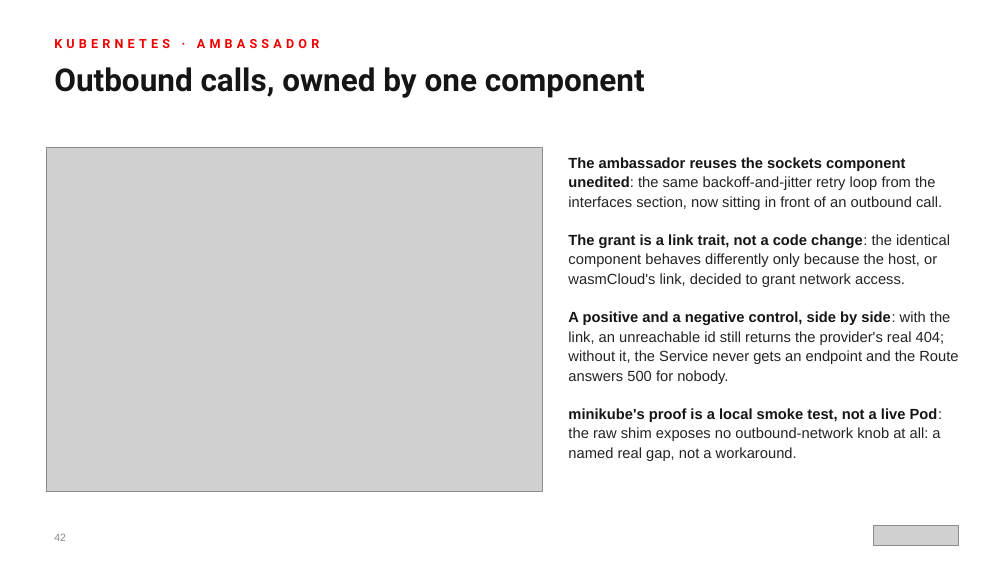
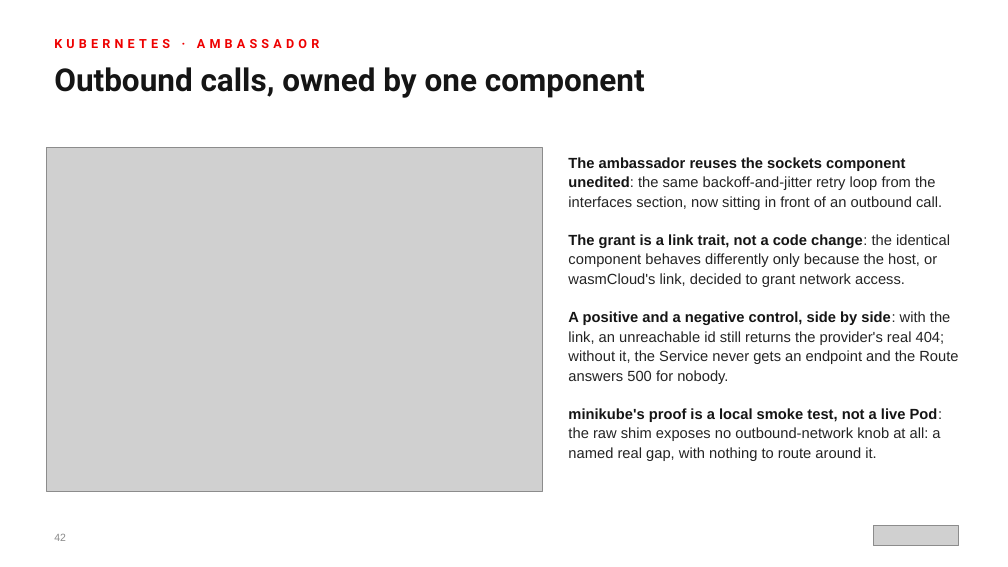
Before and after one commit to patterncatalyst/cn-patterns-and-practices-webassembly, a slide deck: slide 42 of presentation/wasm-201-rust/wasm-201-rust-r1.1.pptx. Drawn at 1008x567 pixels with LibreOffice and Linux fonts; fonts in the diff are those of the drawing; grey boxes stand for pictures. Boxes give left, top, right and bottom in pixels: in the first picture for what was removed or moved away, otherwise in the second. Text is boxed around its words. In the diff, an @@ line names an element or a change of style, - is before the commit and + after.

```diff
--- a/presentation/wasm-201-rust/wasm-201-rust-r1.1.pptx
+++ b/presentation/wasm-201-rust/wasm-201-rust-r1.1.pptx
@@ text at <box>568,408,943,461</box>: text changed @@
-● minikube's proof is a local smoke test, not a live Pod: the raw shim exposes no outbound-network knob at all: a named real gap, not a workaround.
+● minikube's proof is a local smoke test, not a live Pod: the raw shim exposes no outbound-network knob at all: a named real gap, with nothing to route around it.
```
Also in this commit, not shown: 9 other slides changed, 36 other files.
